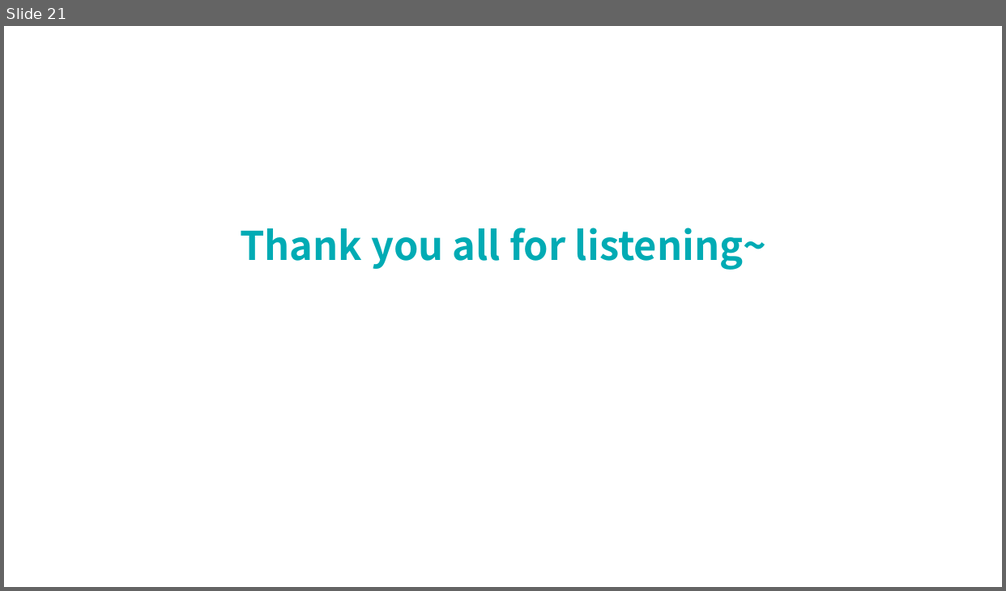
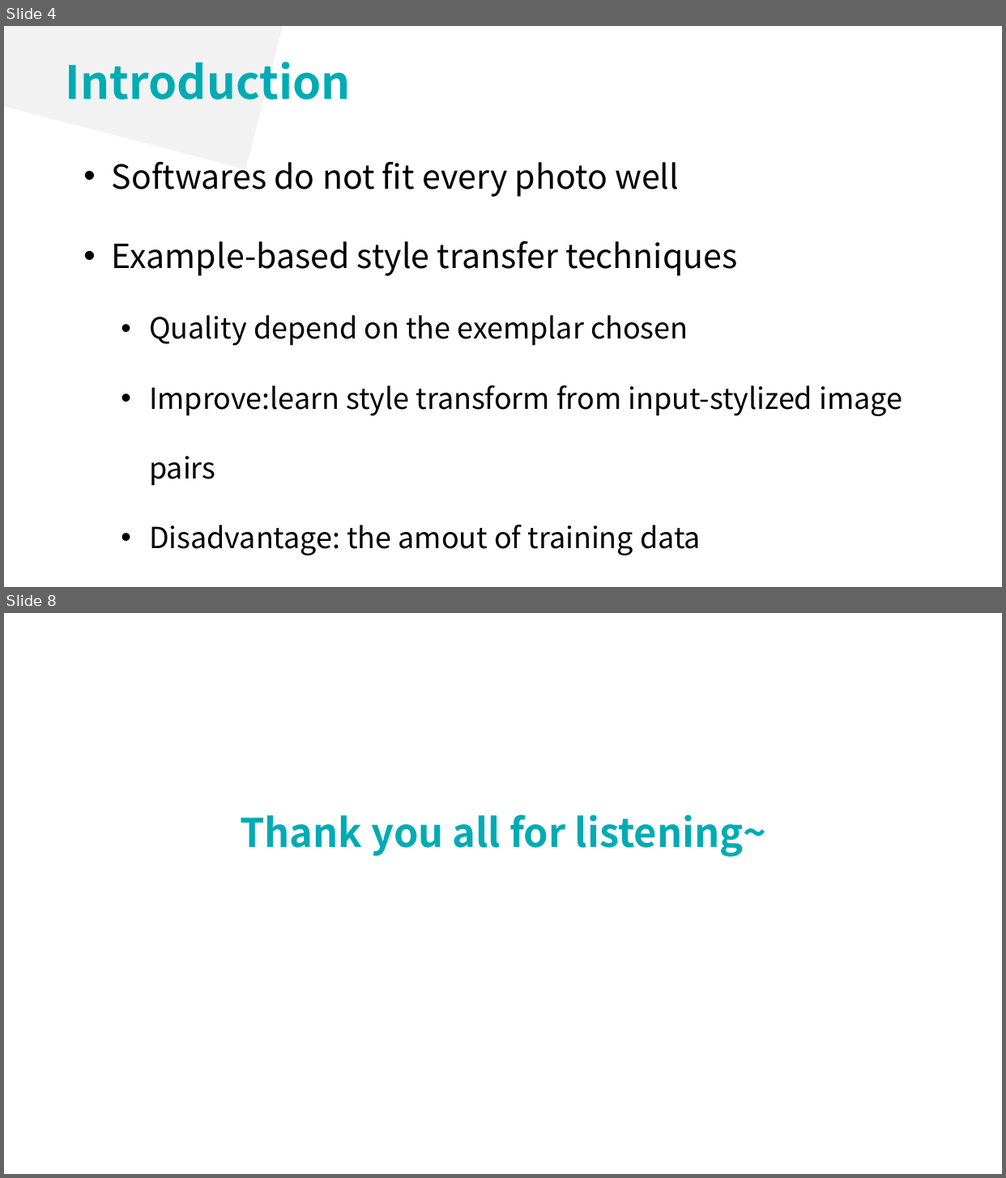
Before and after one commit to lsyoath/sheepy, a slide deck: ComputerVision.pptx. Shown one above the other, each under a label of ours: slide 21 before the commit, slides 4 and 8 after it; the slides between them are not shown. The pictures are 1006x591 and 1006x1178 pixels, drawn with LibreOffice and Linux fonts; fonts in the diff are those of the drawing. Boxes give left, top, right and bottom in pixels: in the first picture for what was removed or moved away, otherwise in the second. Text is boxed around its words. In the diff, an @@ line names an element or a change of style, - is before the commit and + after.

```diff
--- a/ComputerVision.pptx
+++ b/ComputerVision.pptx
@@ slide 4 added at [4, 26, 1002, 587], background #FFFFFF @@
@@ rectangle added at [4, 26, 388, 169], fill #F2F2F2 @@
@@ text added at [66, 62, 351, 100], 44 pt, text #00ABB4, bold @@
+Introduction
@@ text added at [112, 161, 902, 556], 28 pt, text #000000 @@
+• Softwares do not fit every photo well
+• Example-based style transfer techniques
+  • Quality depend on the exemplar chosen
+  • Improve:learn style transform from input-stylized image pairs
+  • Disadvantage: the amout of training data
@@ what was slide 21 is now slide 8 @@
```
Also in this commit, not shown: 1 slide changed, 5 other slides added, 19 slides removed.
